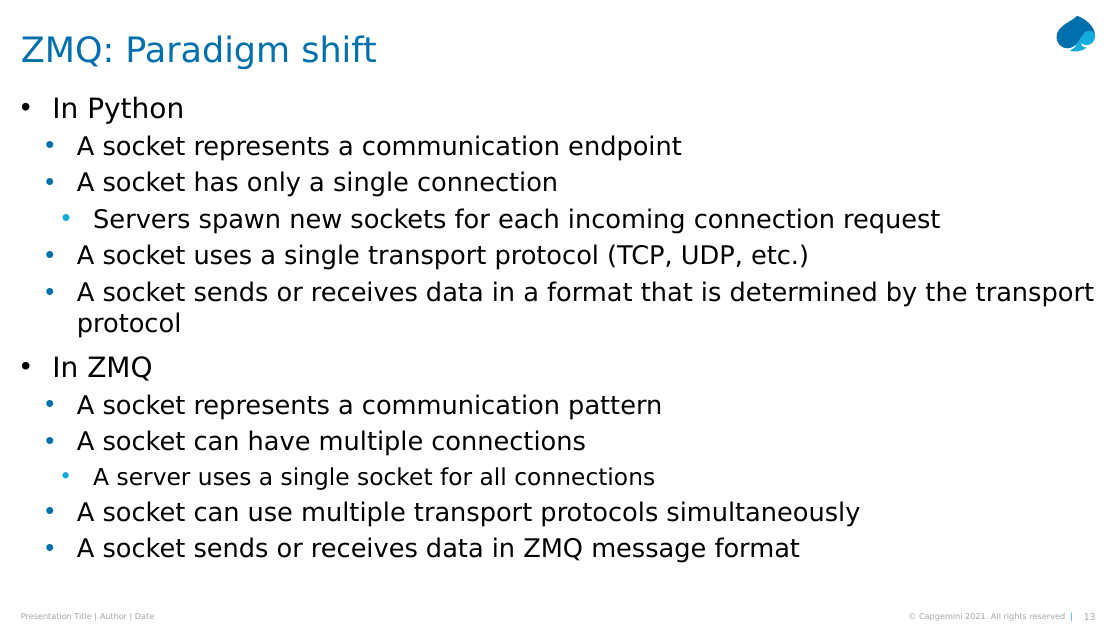
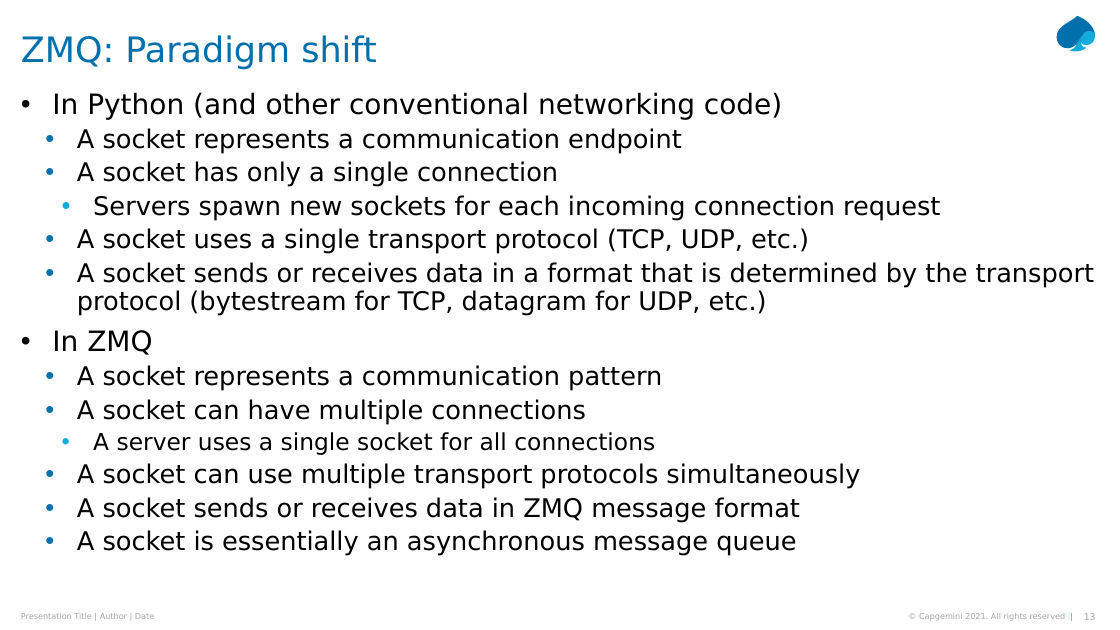
Before and after one commit to Python-Masterclass/Networking, a slide deck: slide 13 of Masterclass-7-Networking.pptx. Drawn at 1120x630 pixels with LibreOffice and Linux fonts; fonts in the diff are those of the drawing. Boxes give left, top, right and bottom in pixels: in the first picture for what was removed or moved away, otherwise in the second. Text is boxed around its words. In the diff, an @@ line names an element or a change of style, - is before the commit and + after.

```diff
--- a/Masterclass-7-Networking.pptx
+++ b/Masterclass-7-Networking.pptx
@@ text at box(52, 92, 782, 120): text changed @@
-• In Python
+• In Python (and other conventional networking code)
@@ text at box(52, 128, 940, 522): line spacing 1 to 0.9 @@
@@ text at box(77, 262, 1094, 315): text changed @@
-  • A socket sends or receives data in a format that is determined by the transport protocol
+  • A socket sends or receives data in a format that is determined by the transport protocol (bytestream for TCP, datagram for UDP, etc.)
@@ text at box(77, 530, 796, 556): paragraph added @@
+  • A socket is essentially an asynchronous message queue
```
Also in this commit, not shown: 5 other slides changed, 13 slides added, 70 slides removed, 3 other files.
